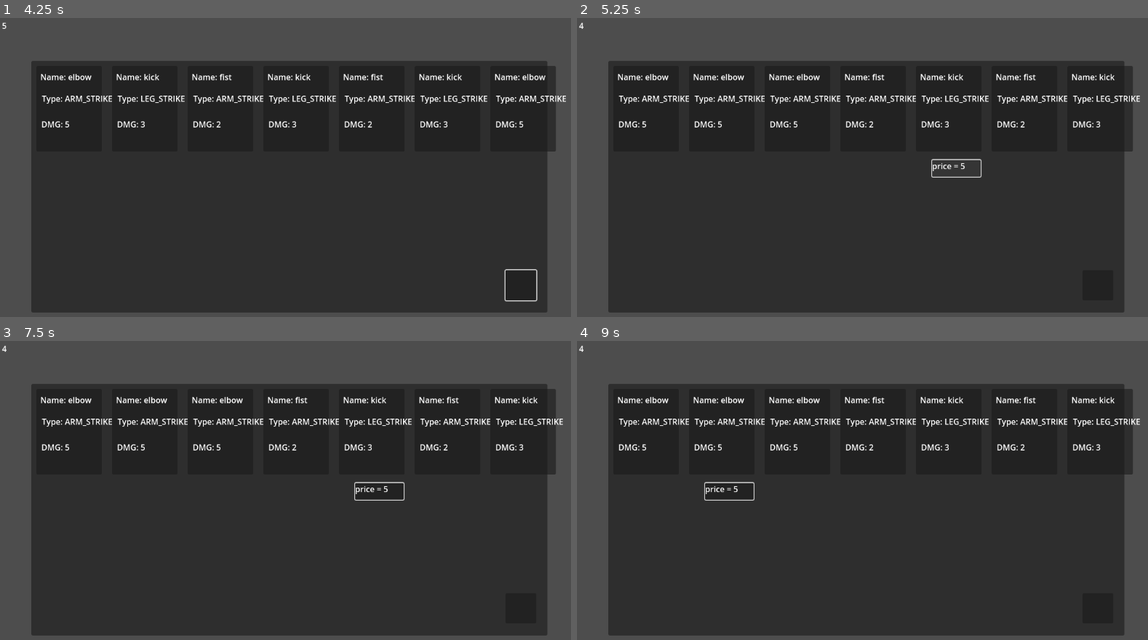
Above: before the commit, frames 1-4 (two rows, left to right).
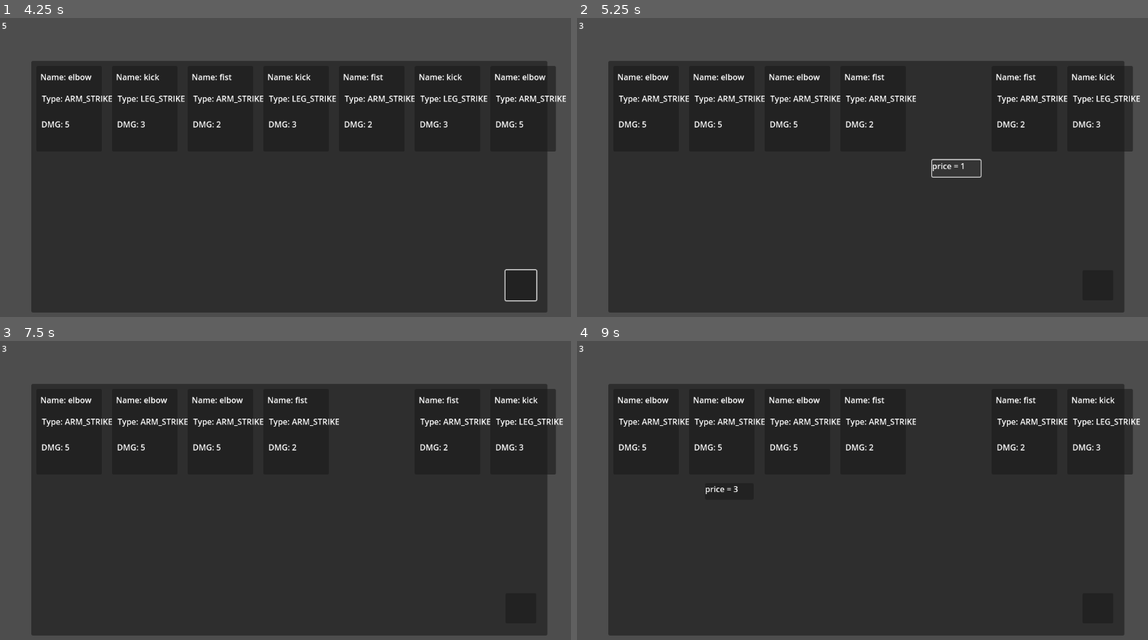
Above: after the commit, the same moments.

Repository: C0ldSt33l/Fighting-Card-Game
Game: Godot game, scene res://shop/ComboCardShop/ComboCardShop.tscn
Two runs of this game, one before a commit and one after it. Both use one fixed random seed, a clock stepped at 60 frames per second and the inputs below. This scene is started directly instead of the project's main scene.
Inputs (mouse positions are in pixels of both pictures, inside the frame that each line leads up to):
- Up to frame 1 (4.25 s): click (519, 284) at 0.5 s; click (519, 284) at 1.25 s; click (519, 284) at 2 s; tap Enter at 2.75 s; move the mouse to (416, 164) at 2.77 s; tap Space at 3.5 s; move the mouse to (177, 197) at 3.52 s
- Up to frame 2 (5.25 s): tap Enter at 4.25 s; move the mouse to (925, 107) at 4.27 s; click "price = 5" (after the commit: "price = 1") at 5 s
- Up to frame 3 (7.5 s): click "price = 5" (after the commit: "price = 1") at 5.75 s; click "price = 5" (after the commit: "price = 1") at 6.5 s; tap Space at 7.25 s; move the mouse to (262, 568) at 7.27 s
- Up to frame 4 (9 s): tap Enter at 8 s; move the mouse to (1039, 553) at 8.02 s; tap Space at 8.75 s; move the mouse to (691, 454) at 8.77 s

Frame 1 is identical in both runs. In frame 2, 0.3% of the frame differs, in the area x 0-73%, y 1-51%; in frame 3, 0.4%, in the area x 0-73%, y 1-54%; in frame 4, 0.4%.
Error after the commit: Invalid access to property or key 'price' on a base object of type 'previously freed'. (res://shop/ComboCardShop/combo_card_shop.gd:97)

Commit message:
update shop

Diff:
--- a/card/card.gd
+++ b/card/card.gd
@@ -49,6 +49,9 @@
 	set(val): self.set_tag_val('direction', val)
 	get(): return self.get_tag_val('direction')
 
+var price: int:
+	set(val):self.set_tag_val('price',val)
+	get(): return self.get_tag_val("price")
 # NOTE:
 #- Think about func signature(`(dmg: int) -> void` or `() -> int`)
 #- When apply (during action or before card spawn)
--- a/global/cards.gd
+++ b/global/cards.gd
@@ -5,18 +5,21 @@
 		{
 			'card_name': 'fist',
 			'type': Card.ACTION_TYPE.ARM_STRIKE,
-			'dmg': 2
+			'dmg': 2,
+			'price': 2
 		},
 	'kick':
 		{
 			'card_name': 'kick',
 			'type': Card.ACTION_TYPE.LEG_STRIKE,
-			'dmg': 3
+			'dmg': 3,
+			'price': 1
 		},
 	'elbow':
 		{
 			'card_name': 'elbow',
 			'type': Card.ACTION_TYPE.ARM_STRIKE,
-			'dmg': 5
+			'dmg': 5,
+			'price': 3
 		},
 }
--- /dev/null
+++ b/global/packs.gd
@@ -0,0 +1,23 @@
+extends Node
+
+var KI_PACK := {
+	'CARDS': {
+		'Ki':
+			{}
+	},
+	'COMBOS': {
+		'Ki kombo':
+			{}
+	}
+}
+
+var PRANA_PACK := {
+	'CARDS': {
+		'Prana':
+			{}
+	},
+	'COMBOS': {
+		'Prana kombo':
+			{}
+	}
+}
--- /dev/null
+++ b/global/player_config.gd
@@ -0,0 +1,14 @@
+extends Node
+
+
+var upgrade_money: int
+var hand_money: int
+
+var available_combos: Array[String]
+var available_cards: Array[Card]
+var available_totems: Array
+
+var deck_cards: Array[Card]
+var cards_in_hand: Array[Card]
+
+var player_power: int
--- a/project.godot
+++ b/project.godot
@@ -20,6 +20,7 @@
 Cards="*res://global/cards.gd"
 Combos="*res://global/combos.gd"
 CardFactory="*res://global/card_factory.gd"
+PlayerConfig="*res://global/player_config.gd"
 
 [dotnet]
 
--- a/shop/ComboCardShop/ComboCardShop.tscn
+++ b/shop/ComboCardShop/ComboCardShop.tscn
@@ -19,6 +19,7 @@
 offset_bottom = 476.0
 
 [node name="Button2" type="Button" parent="Panel"]
+layout_mode = 0
 offset_left = 86.0
 offset_top = -84.0
 offset_right = 183.0
@@ -40,3 +41,4 @@
 [node name="hide_price_timer" type="Timer" parent="."]
 
 [connection signal="pressed" from="Panel/Button" to="." method="_on_button_pressed"]
+[connection signal="pressed" from="Panel/Button2" to="." method="_on_button_2_pressed"]
--- a/shop/ComboCardShop/combo_card_shop.gd
+++ b/shop/ComboCardShop/combo_card_shop.gd
@@ -4,8 +4,8 @@
 
 
 var cards = preload("res://card/card.tscn")
-var AllCards = preload("res://global/cards.gd")
-var AllCombos = preload("res://global/combos.gd")
+
+
 var LabelMoney:Label
 var money : int = 10
 
@@ -16,6 +16,7 @@
 var Hide_price_timer: Timer
 var rng
 var PriceButton:Button
+var ChosenCard:Card
 
 func _ready() -> void:
 	LabelMoney = get_node("Panel/Label")
@@ -27,18 +28,16 @@
 
 
 	PriceButton.visible = false
+	PriceButton.set_size(Price.size)
 
-
-	PriceButton.set_size(Price.size)
 	rng = RandomNumberGenerator.new()
 	rng.randomize()
 
 	spawn_pos = BackgroundPanel.position + Vector2(10,10)
-
-	var cards = AllCards.CARDS.keys().duplicate()
+	var cards = Cards.CARDS.keys().duplicate()
 	var n:Vector2
 	for i in range(7):
-		self.spawn_card(AllCards.CARDS[cards[rng.randi_range(0,cards.size() - 1)]], spawn_pos + n)
+		self.spawn_card(Cards.CARDS[cards[rng.randi_range(0,cards.size() - 1)]], spawn_pos + n)
 		n.x += 150
 
 
@@ -48,17 +47,24 @@
 
 	var mouse_pos = get_global_mouse_position()
 	var hovered = false
-
+	Hide_price_timer.one_shot = true
 	for obj in objects:
 		if obj is Card:
 			if obj.Background.get_global_rect().has_point(mouse_pos):
 				PriceButton.visible = true
-				Price.text = "price = 5"
+				Price.text = str("price = ",obj.price)
 				PriceButton.position = obj.Background.global_position + Vector2(-30, 100)
 				hovered = true
-				Hide_price_timer.start(5)
 
+				Hide_price_timer.start(0.5)
+				ChosenCard = obj
 				break
+	if PriceButton.get_global_rect().has_point(mouse_pos):
+		hovered = true
+
+	if PriceButton.get_global_rect().has_point(mouse_pos):
+		hovered = true
+
 	if not hovered and Hide_price_timer.is_stopped():
 		PriceButton.visible = false
 
@@ -78,10 +84,29 @@
 			object.queue_free()
 		objects.clear()
 
-		var cards = AllCards.CARDS.keys().duplicate()
+		var cards = Cards.CARDS.keys().duplicate()
 		var n:Vector2
 		for i in range(7):
-			self.spawn_card(AllCards.CARDS[cards[rng.randi_range(0,cards.size() - 1)]], spawn_pos + n)
+			self.spawn_card(Cards.CARDS[cards[rng.randi_range(0,cards.size() - 1)]], spawn_pos + n)
 			n.x += 150
 		money=money-1
 	pass # Replace with function body.
+
+
+func _on_button_2_pressed() -> void:#buy button
+	if (money-ChosenCard.price >= 0):
+		PlayerConfig.available_cards.append(ChosenCard)
+		money -= ChosenCard.price
+
+		var new_object :Array[Node2D] = []
+
+		for object in objects:
+			if object is Card:
+				if object != ChosenCard:
+					new_object.append(object)
+				else:
+					object.queue_free()
+
+		objects = new_object
+		print(PlayerConfig.available_cards.size())
+	pass # Replace with function body.
--- /dev/null
+++ b/shop/packs/Pack.tscn
@@ -0,0 +1,10 @@
+[gd_scene load_steps=2 format=3 uid="uid://dokfbse6b8bww"]
+
+[ext_resource type="Script" path="res://shop/packs/pack.gd" id="1_ltpoj"]
+
+[node name="Pack" type="Node2D"]
+script = ExtResource("1_ltpoj")
+
+[node name="Panel" type="Panel" parent="."]
+offset_right = 207.0
+offset_bottom = 303.0
--- /dev/null
+++ b/shop/packs/pack.gd
@@ -0,0 +1,11 @@
+extends Node2D
+
+
+# Called when the node enters the scene tree for the first time.
+func _ready() -> void:
+	pass # Replace with function body.
+
+
+# Called every frame. 'delta' is the elapsed time since the previous frame.
+func _process(delta: float) -> void:
+	pass
